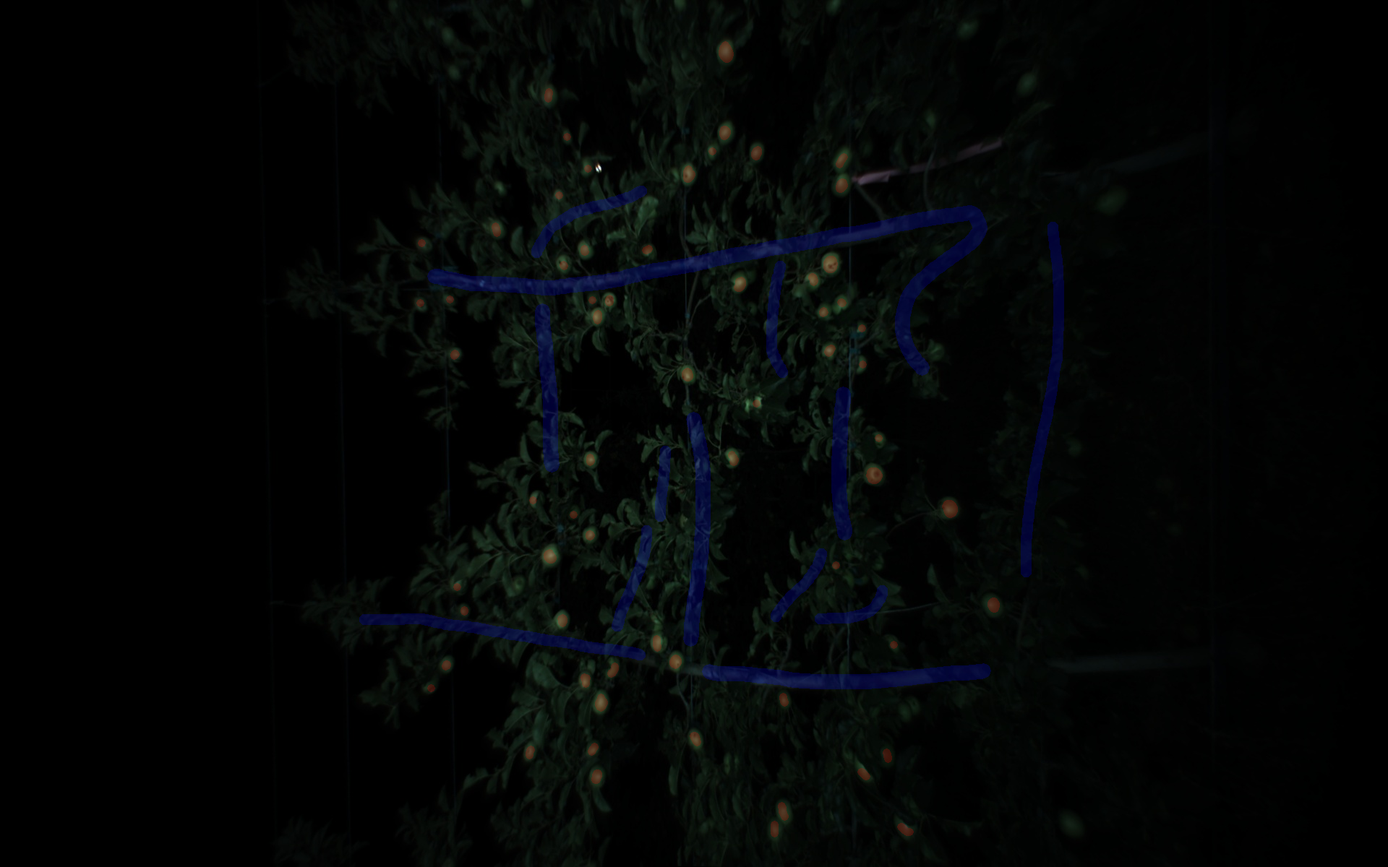
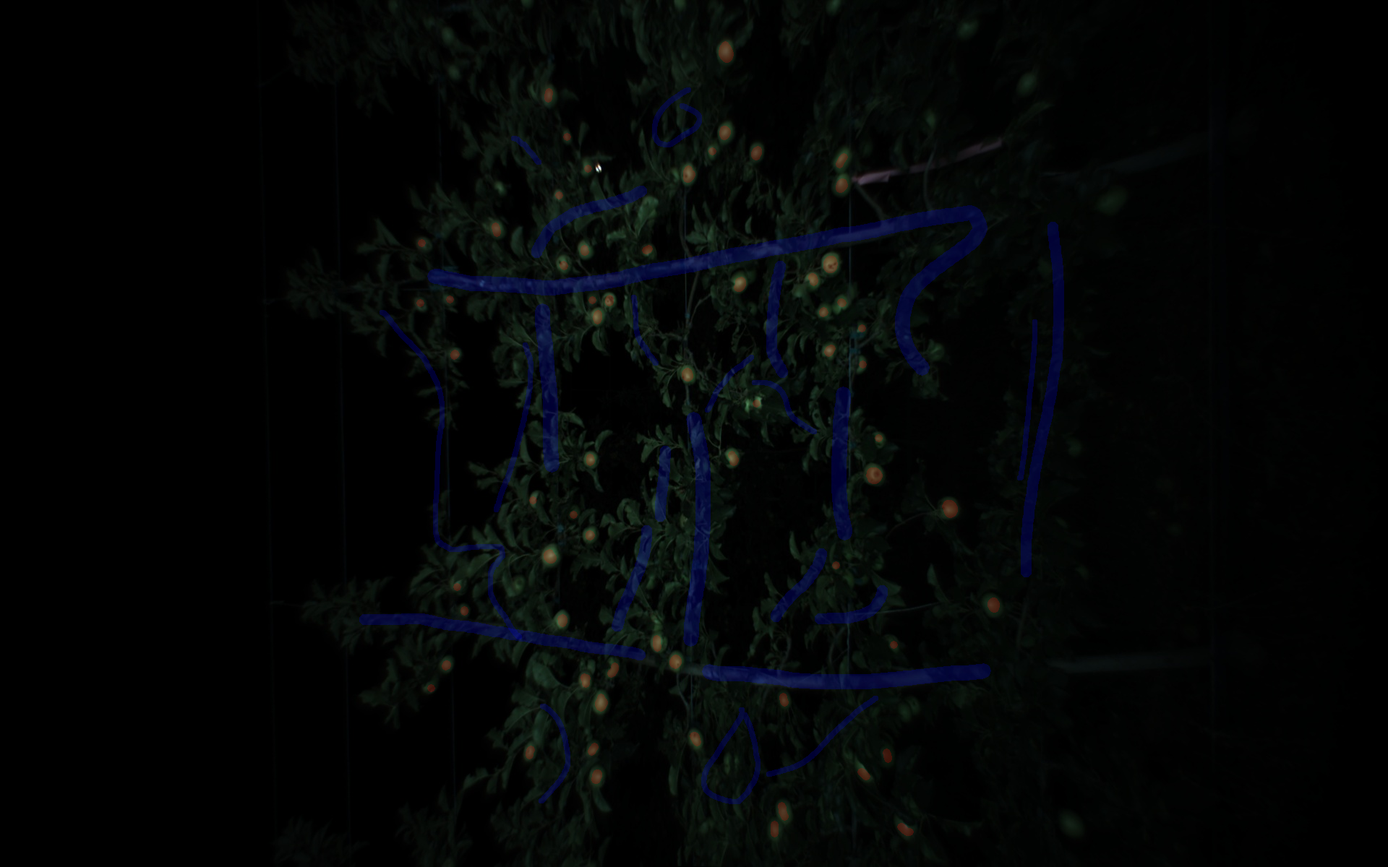
The second w=1388, h=867 image is a revision of the first. Changes to its layers:
painted on "Other" over bbox(379, 87, 1038, 805)
